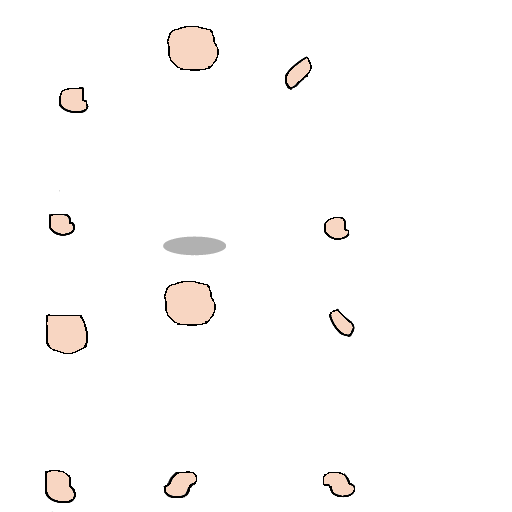
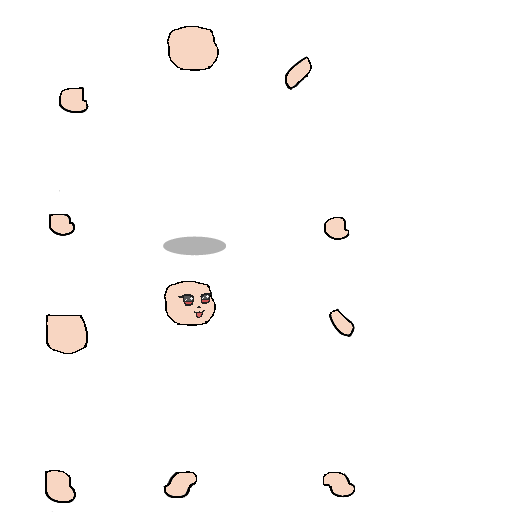
Revision of a layered 512×512 image; what changed, layer by layer:
added layer "face" above "changemeskin Copy" over [178, 292, 212, 318]
